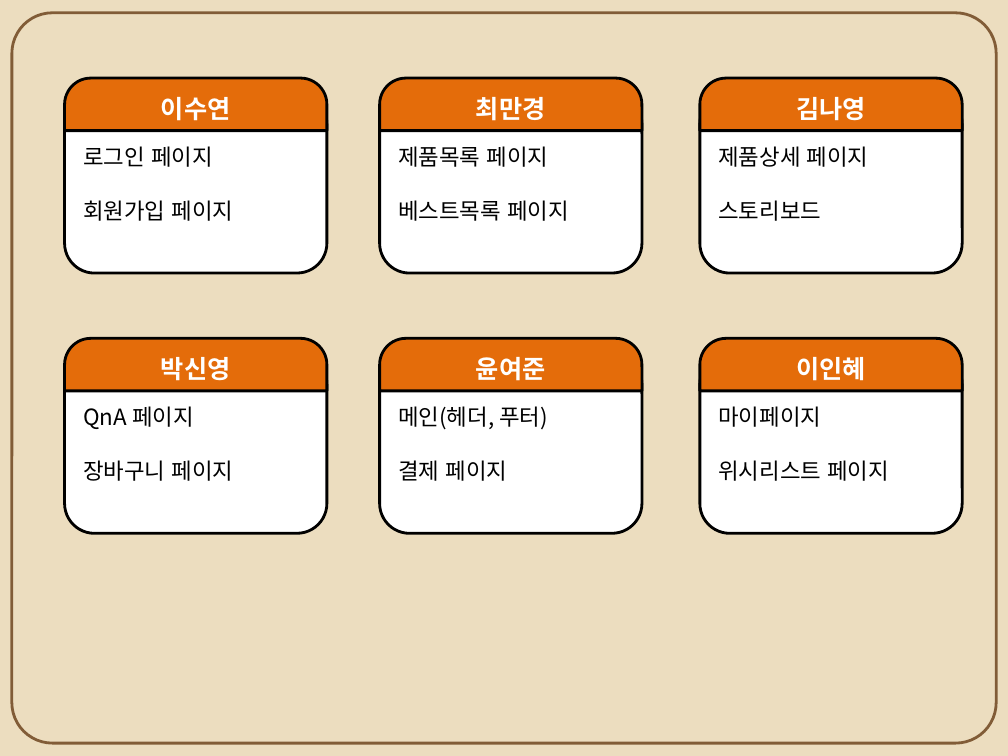
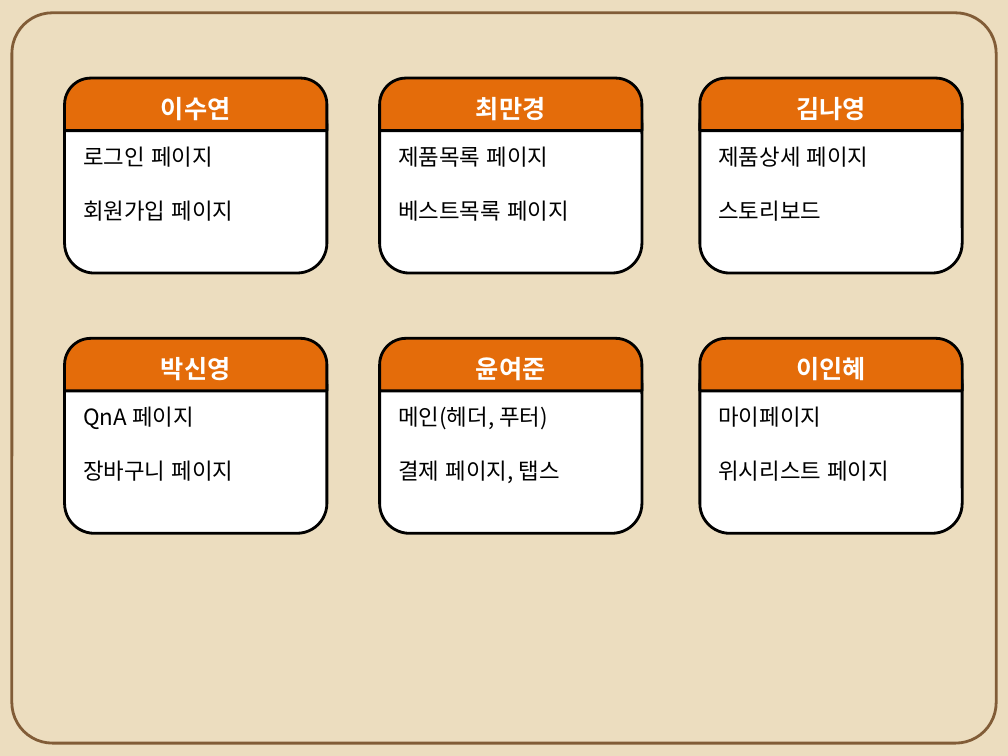
Before and after one commit to SilkuMeonYou/personal, a slide deck: slide 18 of Unicorn 2차ppt.pptx. Drawn at 1008x756 pixels with LibreOffice and Linux fonts; fonts in the diff are those of the drawing. Boxes give left, top, right and bottom in pixels: in the first picture for what was removed or moved away, otherwise in the second. Text is boxed around its words. In the diff, an @@ line names an element or a change of style, - is before the commit and + after.

```diff
--- a/Unicorn 2차ppt.pptx
+++ b/Unicorn 2차ppt.pptx
@@ text in rounded rectangle at <box>398,460,560,483</box>: text changed @@
-결제 페이지
+결제 페이지, 탭스
```
Also in this commit, not shown: 9 other slides changed, 7 slides added.
